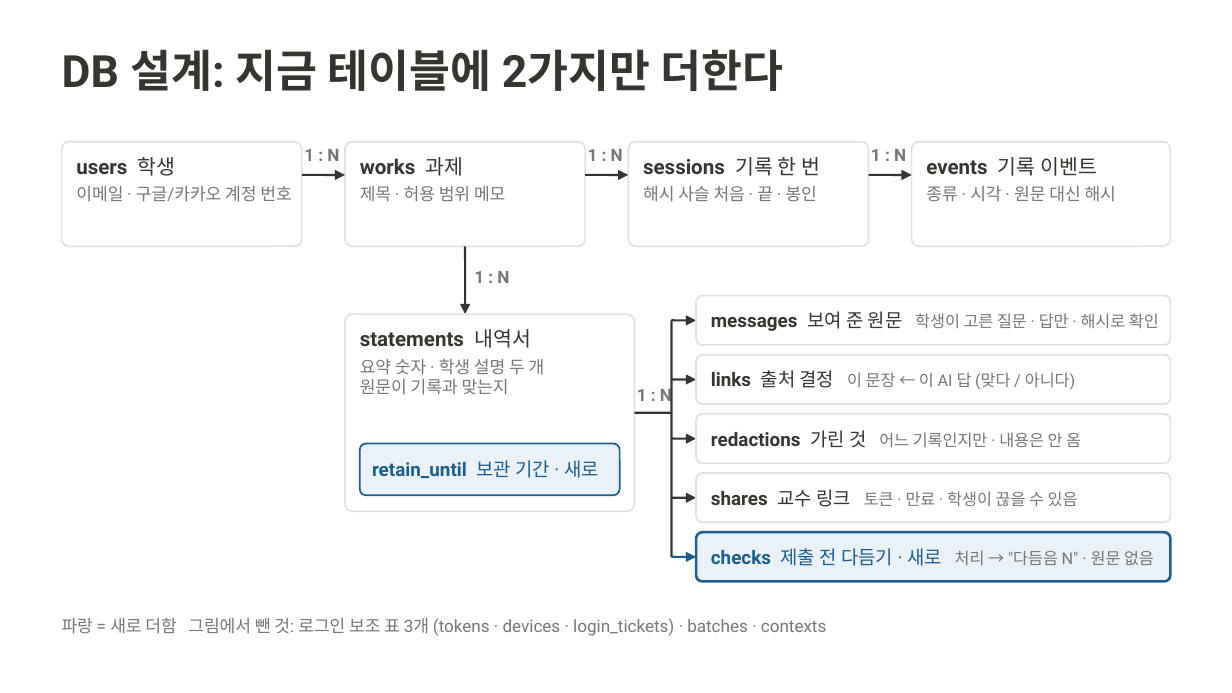
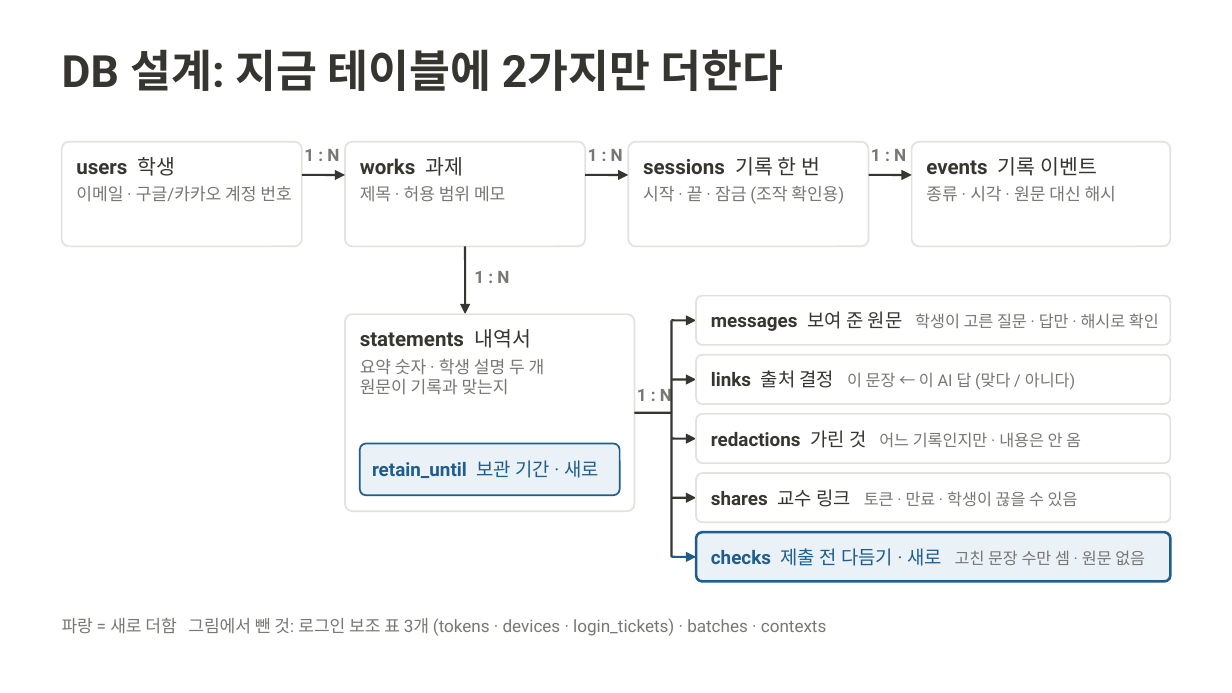
Before and after one commit to 20233014-KYH/trace, a slide deck: slide 5 of deck/중간발표_김용현.pptx. Drawn at 1232x693 pixels with LibreOffice and Linux fonts; fonts in the diff are those of the drawing. Boxes give left, top, right and bottom in pixels: in the first picture for what was removed or moved away, otherwise in the second. Text is boxed around its words. In the diff, an @@ line names an element or a change of style, - is before the commit and + after.

```diff
--- a/deck/중간발표_김용현.pptx
+++ b/deck/중간발표_김용현.pptx
@@ text at box(643, 186, 844, 204): text changed @@
-해시 사슬 처음 · 끝 · 봉인
+시작 · 끝 · 잠금 (조작 확인용)
@@ text at box(711, 548, 1145, 566): text changed @@
-checks 제출 전 다듬기 · 새로 처리 → "다듬음 N" · 원문 없음
+checks 제출 전 다듬기 · 새로 고친 문장 수만 셈 · 원문 없음
```
Also in this commit, not shown: 3 other slides changed, 5 other files.
